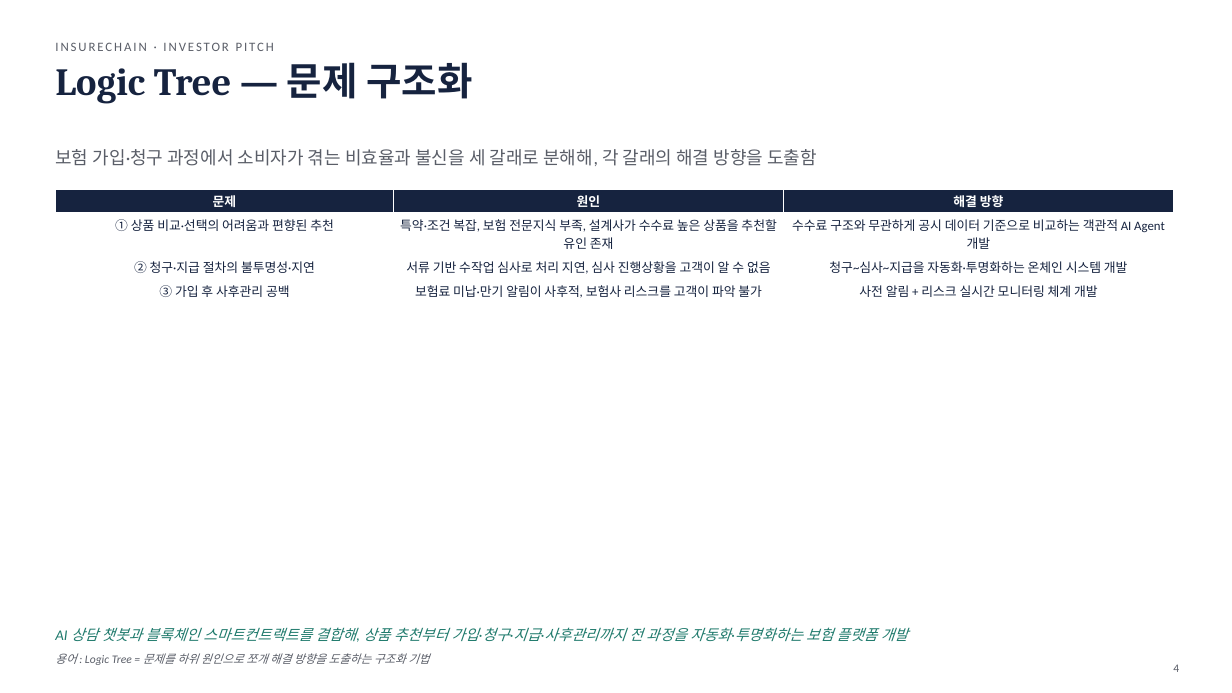
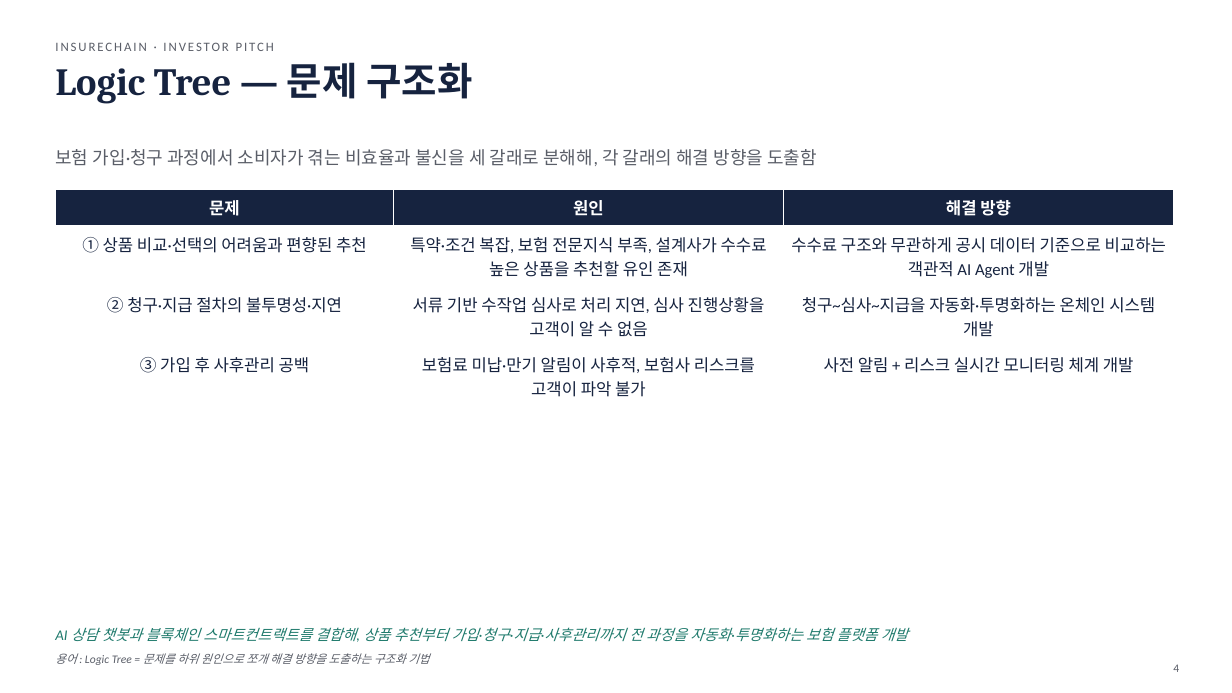
Before and after one commit to leeyonsei78/capstone_project_alpha, a slide deck: slide 4 of 인슈어체인_투자피칭_발표자료.pptx. Drawn at 1232x693 pixels with LibreOffice and Linux fonts; fonts in the diff are those of the drawing. Boxes give left, top, right and bottom in pixels: in the first picture for what was removed or moved away, otherwise in the second. Text is boxed around its words. In the diff, an @@ line names an element or a change of style, - is before the commit and + after.

```diff
--- a/인슈어체인_투자피칭_발표자료.pptx
+++ b/인슈어체인_투자피칭_발표자료.pptx
@@ table at bbox=[55, 189, 1174, 419] @@
@@ size 10 to 13 pt @@
```
Also in this commit, not shown: 22 other slides changed, 1 other file.
